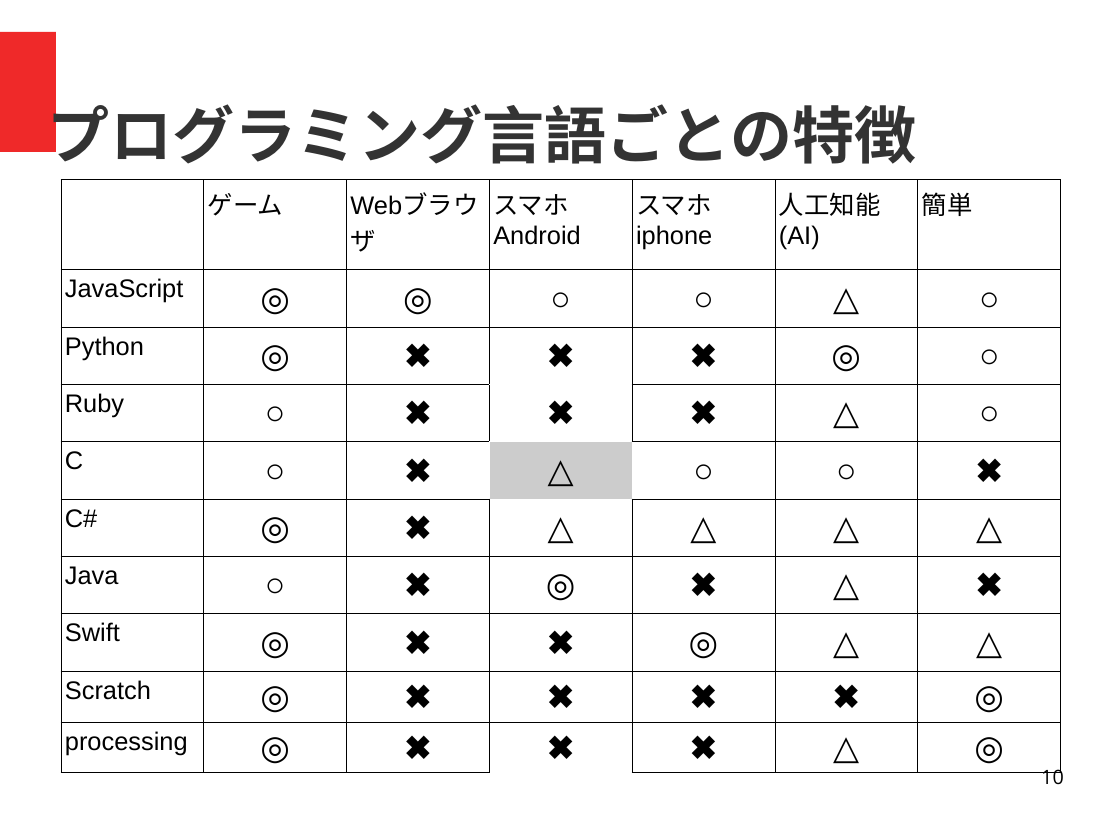
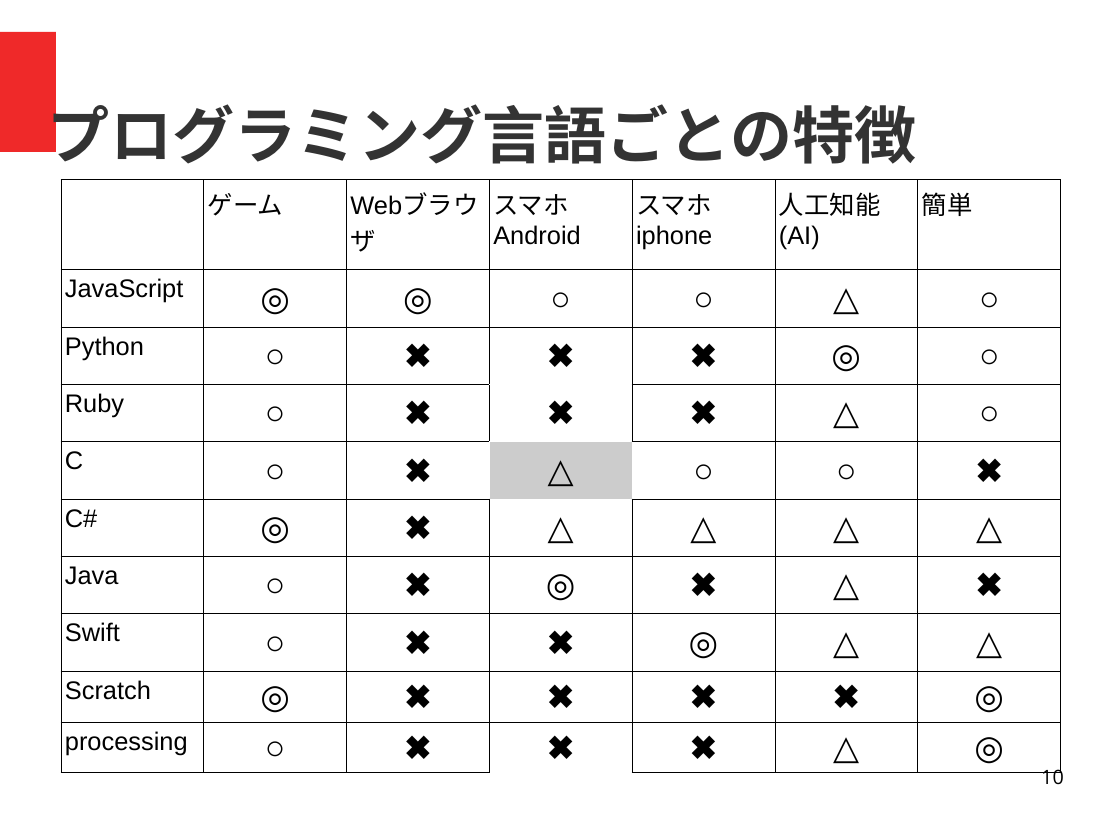
Before and after one commit to coderdojo-nada/resource, a slide deck: slide 10 of guide/coderdojo-nada紹介.odp. Drawn at 1120x840 pixels with LibreOffice and Linux fonts; fonts in the diff are those of the drawing. Boxes give left, top, right and bottom in pixels: in the first picture for what was removed or moved away, otherwise in the second. Text is boxed around its words. In the diff, an @@ line names an element or a change of style, - is before the commit and + after.

```diff
--- a/guide/coderdojo-nada紹介.odp
+++ b/guide/coderdojo-nada紹介.odp
@@ table at (61, 180, 1064, 764) @@
-row 3, column 2: ◎
+row 3, column 2: ○
-row 8, column 2: ◎
+row 8, column 2: ○
-row 10, column 2: ◎
+row 10, column 2: ○
```
Also in this commit, not shown: 3 other slides changed, 1 slide removed, 1 other file.
